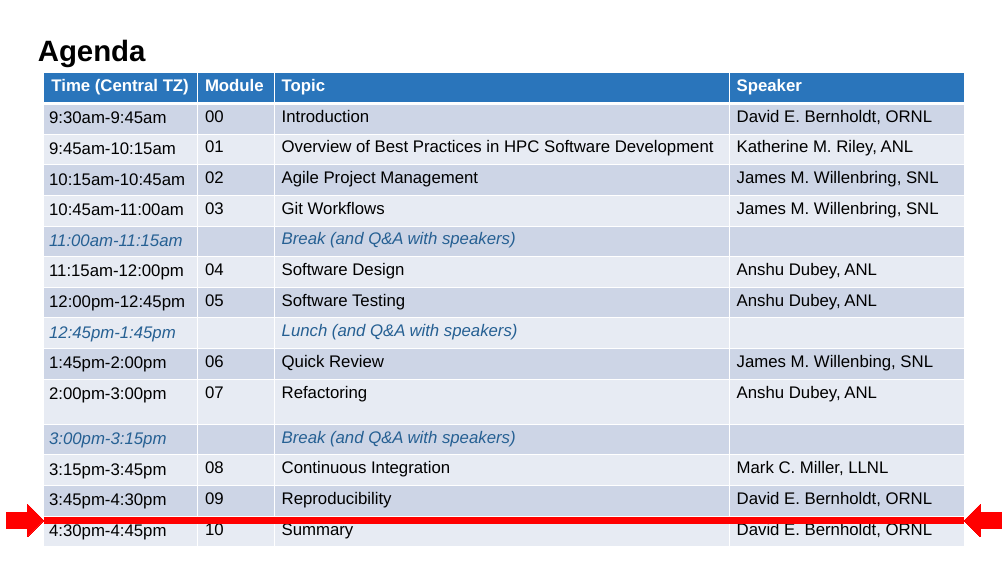
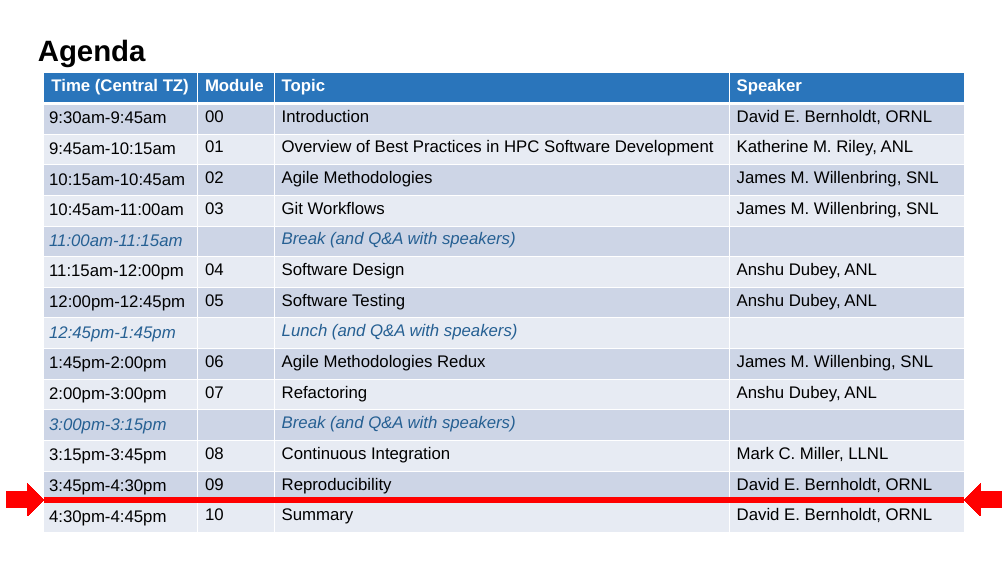
Before and after one commit to betterscientificsoftware/bssw-tutorial, a slide deck: slide 11 of presentations/agenda-master.pptx. Drawn at 1008x567 pixels with LibreOffice and Linux fonts; fonts in the diff are those of the drawing. Boxes give left, top, right and bottom in pixels: in the first picture for what was removed or moved away, otherwise in the second. Text is boxed around its words. In the diff, an @@ line names an element or a change of style, - is before the commit and + after.

Commit message:
Update title of Quick Review and fix spacing problem on Refactoring entry

```diff
--- a/presentations/agenda-master.pptx
+++ b/presentations/agenda-master.pptx
@@ table at <box>44,73,964,532</box> @@
-row 4, column 3: Agile Project Management
+row 4, column 3: Agile Methodologies
-row 10, column 3: Quick Review
+row 10, column 3: Agile Methodologies Redux
@@ 2 right arrows, 1 line: place and size @@
-2 right arrows, 1 line at <box>7,504,1001,537</box>
+2 right arrows, 1 line at <box>7,484,1001,516</box>
```
Also in this commit, not shown: 10 other slides changed.
